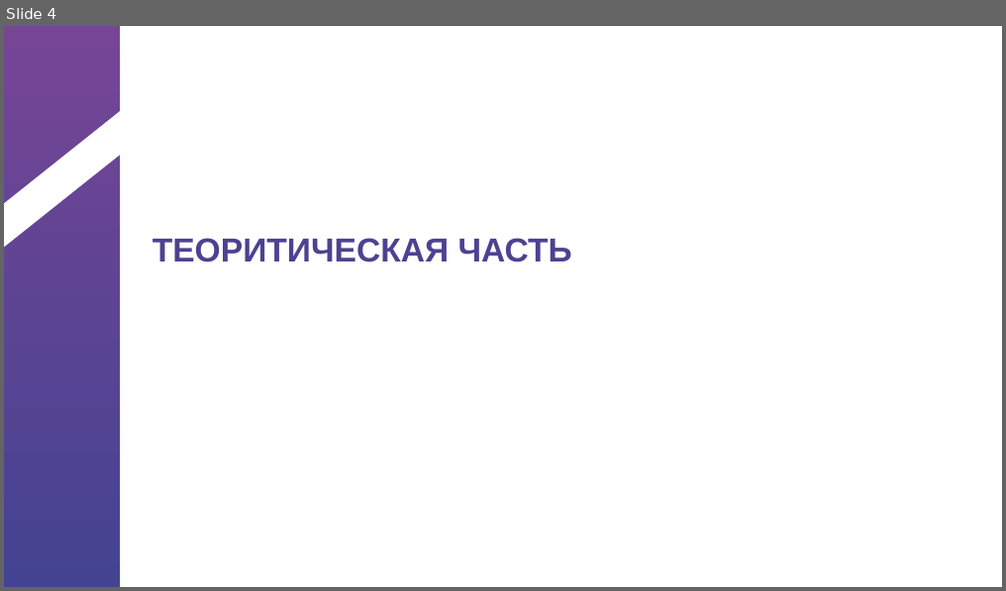
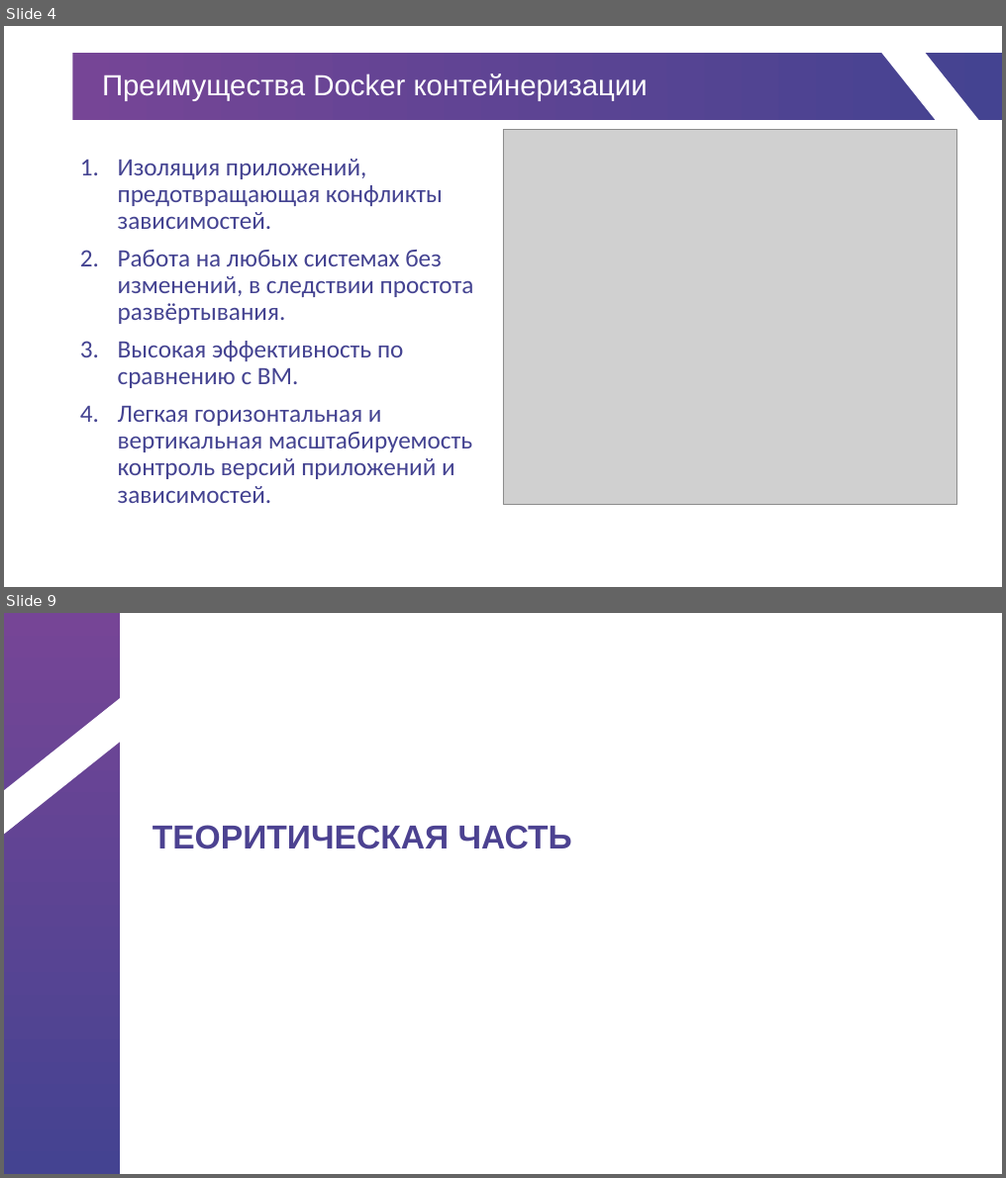
Before and after one commit to gepasgoy/IndividualProject, a slide deck: Шаблон презентации для защиты.pptx. Shown one above the other, each under a label of ours: slide 4 before the commit, slides 4 and 9 after it; the slides between them are not shown. The pictures are 1006x591 and 1006x1178 pixels, drawn with LibreOffice and Linux fonts; fonts in the diff are those of the drawing; grey boxes stand for pictures; background and template pictures are left out. Boxes give left, top, right and bottom in pixels: in the first picture for what was removed or moved away, otherwise in the second. Text is boxed around its words. In the diff, an @@ line names an element or a change of style, - is before the commit and + after.

```diff
--- a/Шаблон презентации для защиты.pptx
+++ b/Шаблон презентации для защиты.pptx
@@ slide 4 added at [4,26,1002,587], background picture (left out) @@
@@ rectangle added at [72,54,1002,120], fill gradient #764596 to #444391 @@
@@ parallelogram added at [866,26,1002,171], fill #FFFFFF @@
@@ title added at [102,74,648,101], 28 pt, text #FFFFFF @@
+Преимущества Docker контейнеризации
@@ picture added at [503,129,957,505] @@
@@ text added at [118,159,474,503], 24 pt, text #444391 @@
+1. Изоляция приложений, предотвращающая конфликты зависимостей.
+2. Работа на любых системах без изменений, в следствии простота развёртывания.
+3. Высокая эффективность по сравнению с ВМ.
+4. Легкая горизонтальная и вертикальная масштабируемость
+   контроль версий приложений и зависимостей.
@@ what was slide 4 is now slide 9 @@
```
Also in this commit, not shown: 3 slides changed, 4 other slides added, 2 other files.
